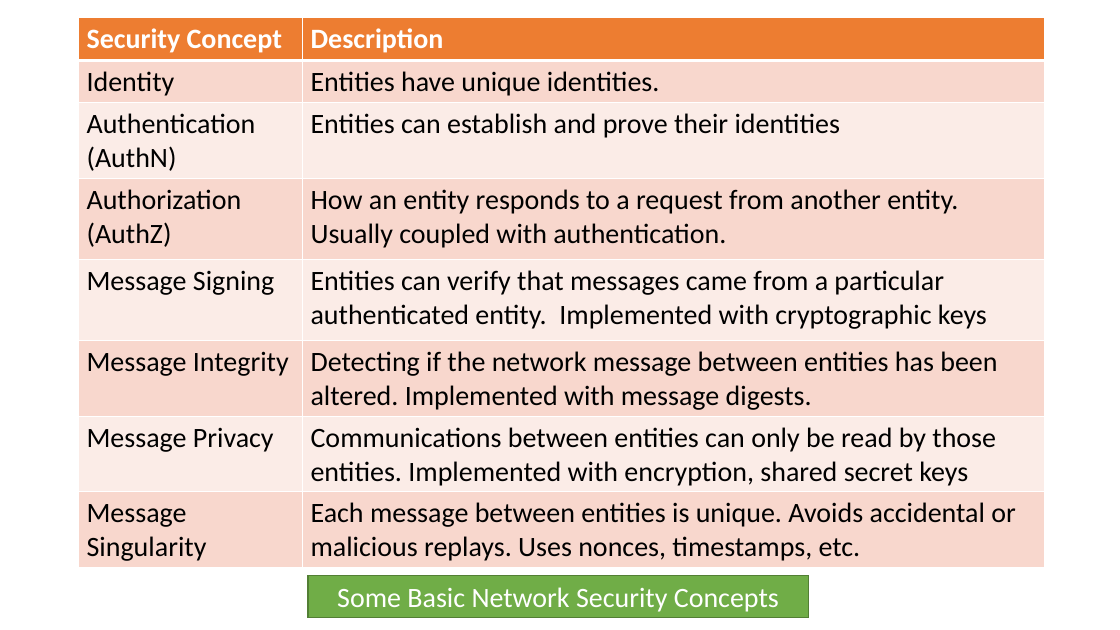
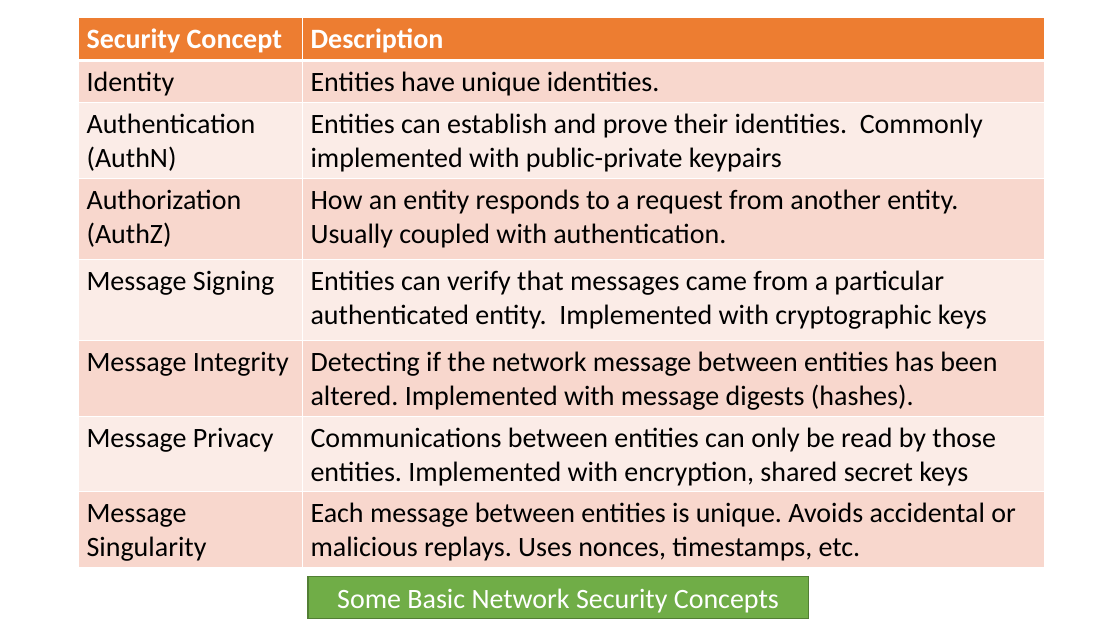
Before and after one commit to airavata-courses/airavata-courses.github.io, a slide deck: slide 9 of slides/Fall2017-OAuth2-OIDC.pptx. Drawn at 1120x630 pixels with LibreOffice and Linux fonts; fonts in the diff are those of the drawing. Boxes give left, top, right and bottom in pixels: in the first picture for what was removed or moved away, otherwise in the second. Text is boxed around its words. In the diff, an @@ line names an element or a change of style, - is before the commit and + after.

```diff
--- a/slides/Fall2017-OAuth2-OIDC.pptx
+++ b/slides/Fall2017-OAuth2-OIDC.pptx
@@ table at [78, 18, 1044, 568] @@
-row 3, column 2: Entities can establish and prove their identities
+row 3, column 2: Entities can establish and prove their identities. Commonly implemented with public-private keypairs
-row 6, column 2: Detecting if the network message between entities has been altered. Implemented with message digests.
+row 6, column 2: Detecting if the network message between entities has been altered. Implemented with message digests (hashes).
```
Also in this commit, not shown: 13 other slides changed, 2 slides added, 7 slides removed.
